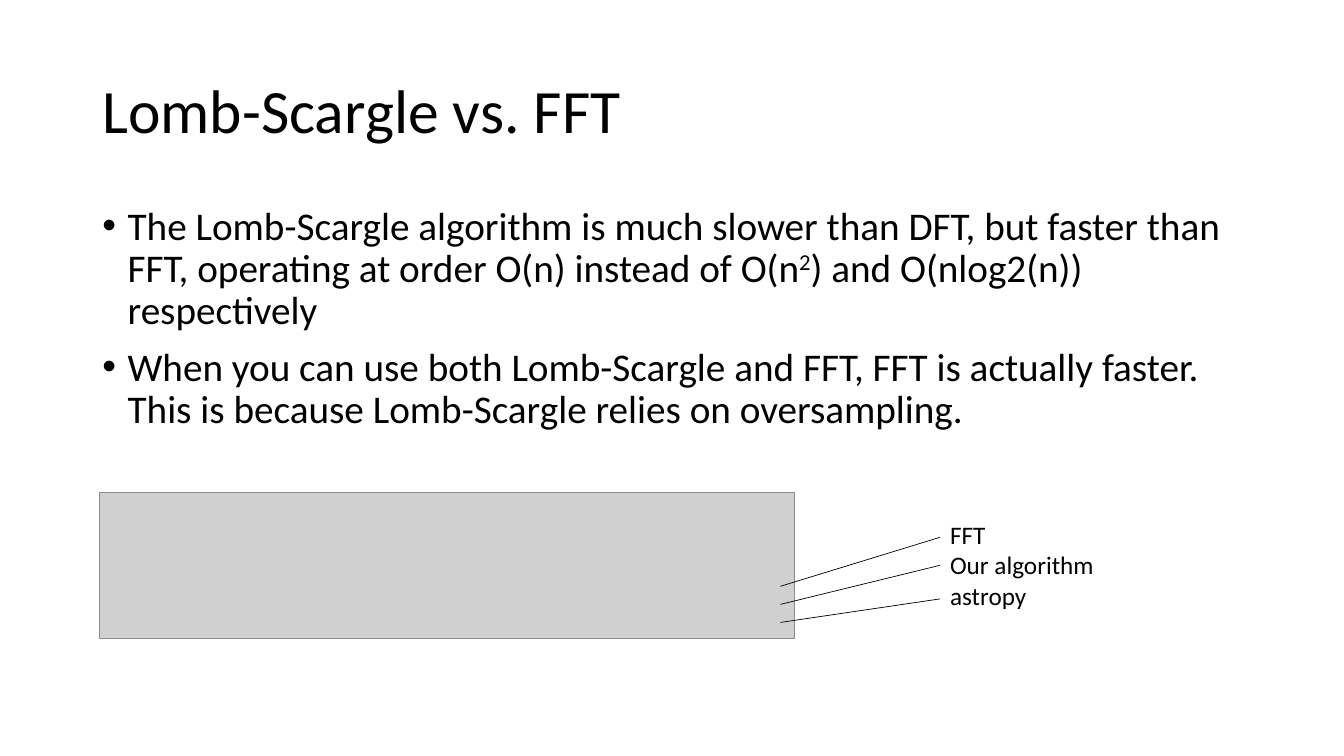
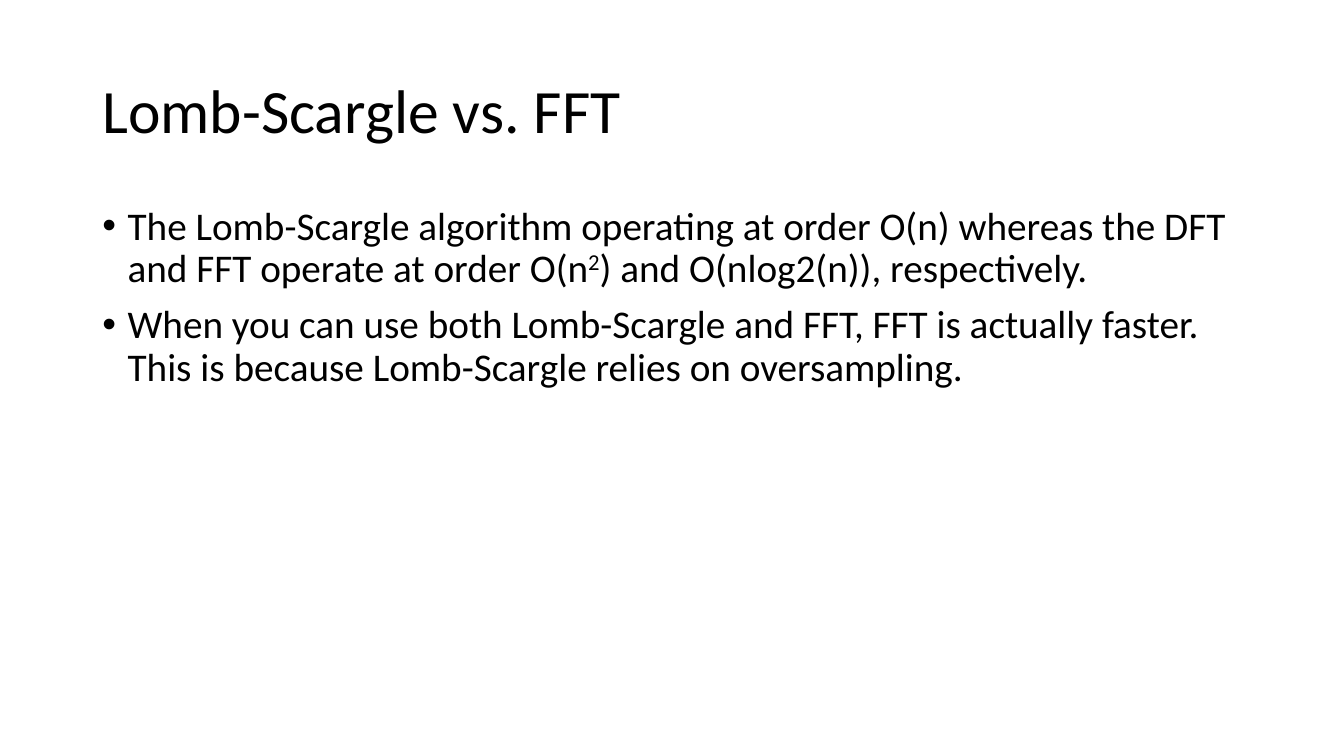
Before and after one commit to Tsintsuntsini/PHYS_581, a slide deck: slide 11 of Presentation2/The Lomb-Scargle Algorithm-v2.pptx. Drawn at 1344x756 pixels with LibreOffice and Linux fonts; fonts in the diff are those of the drawing; grey boxes stand for pictures. Boxes give left, top, right and bottom in pixels: in the first picture for what was removed or moved away, otherwise in the second. Text is boxed around its words. In the diff, an @@ line names an element or a change of style, - is before the commit and + after.

```diff
--- a/Presentation2/The Lomb-Scargle Algorithm-v2.pptx
+++ b/Presentation2/The Lomb-Scargle Algorithm-v2.pptx
@@ text at <box>128,211,1225,289</box>: text changed @@
-• The Lomb-Scargle algorithm is much slower than DFT, but faster than FFT, operating at order O(n) instead of O(n2) and O(nlog2(n)) respectively
+• The Lomb-Scargle algorithm operating at order O(n) whereas the DFT and FFT operate at order O(n2) and O(nlog2(n)), respectively.
@@ picture removed at <box>100,492,795,638</box> @@
@@ line removed from (941, 537) to (780, 587) @@
@@ text removed at <box>950,527,1093,609</box> @@
-FFT
-Our algorithm
-astropy
@@ line removed from (941, 566) to (780, 605) @@
@@ line removed from (941, 599) to (780, 622) @@
```
Also in this commit, not shown: 1 other slide changed, 1 slide removed, 1 other file.
